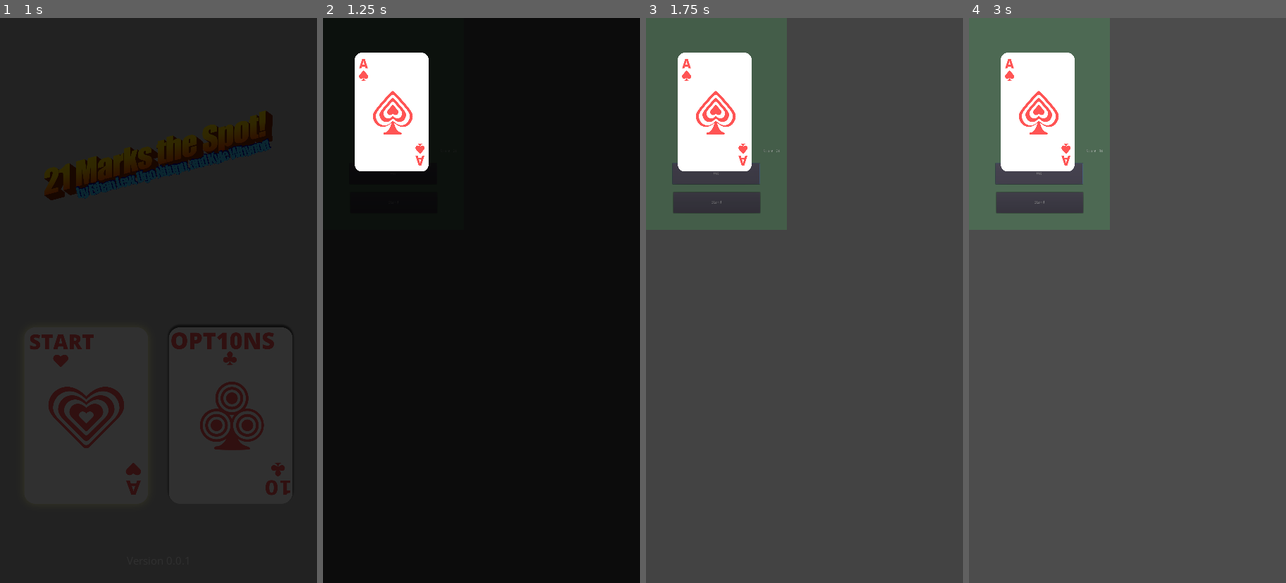
Above: before the commit, frames 1-4 (left to right).
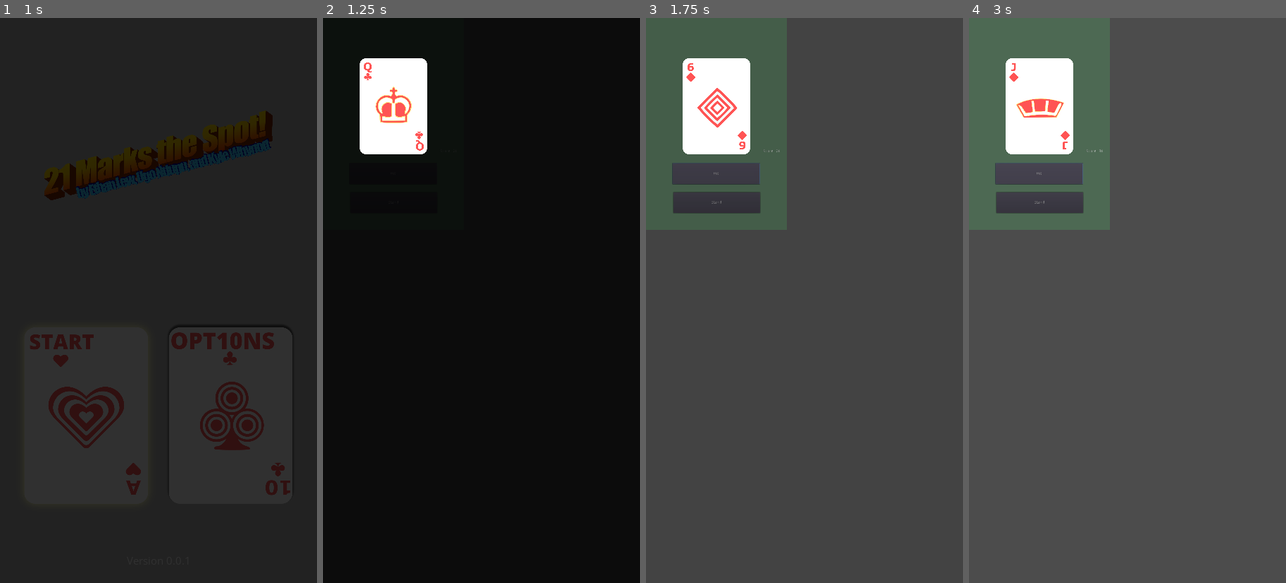
Above: after the commit, the same moments.

Repository: Kynot54/tic-tac-toe-21
Game: Godot game, scene res://Main.tscn
Two runs of this game, one before a commit and one after it. Both use one fixed random seed, a clock stepped at 60 frames per second and the inputs below.
Inputs (mouse positions are in pixels of both pictures, inside the frame that each line leads up to):
- Up to frame 1 (1 s): click (85, 413) at 0.5 s
- Up to frame 2 (1.25 s): no input
- Up to frame 3 (1.75 s): click "Hit" at 1.25 s
- Up to frame 4 (3 s): click "Stand" at 2 s; click "Hit" at 2.75 s

Frame 1 is identical in both runs. In frame 2, 1.9% of the frame differs, in the area x 10-34%, y 6-28%; in frame 3, 1.8%; in frame 4, 1.9%.

Commit message:
Clear Out Old Files/Code

Diff:
--- a/Main.tscn
+++ b/Main.tscn
@@ -160,10 +160,8 @@
 custom_constants/margin_bottom = 0
 
 [node name="Logo" type="TextureRect" parent="MarginContainer/MainMenuContainer/LogoMarginContainer"]
-margin_left = 50.0
-margin_top = 50.0
-margin_right = 930.0
-margin_bottom = 785.0
+margin_right = 980.0
+margin_bottom = 835.0
 size_flags_horizontal = 3
 size_flags_vertical = 3
 texture = ExtResource( 7 )
--- a/TwentyOne.gd
+++ b/TwentyOne.gd
@@ -13,61 +13,61 @@
 
 var deck = [
 	#Clovers
-	{"rank" : "2", "suit": "Clovers", "value": 2, "sprite": "res://sprites/Clovers_2_white.png"},
-	{"rank" : "3", "suit": "Clovers", "value": 3, "sprite": "res://sprites/Clovers_3_white.png"},
-	{"rank" : "4", "suit": "Clovers", "value": 4, "sprite": "res://sprites/Clovers_4_white.png"},
-	{"rank" : "5", "suit": "Clovers", "value": 5, "sprite": "res://sprites/Clovers_5_white.png"},
-	{"rank" : "6", "suit": "Clovers", "value": 6, "sprite": "res://sprites/Clovers_6_white.png"},
-	{"rank" : "7", "suit": "Clovers", "value": 7, "sprite": "res://sprites/Clovers_7_white.png"},
-	{"rank" : "8", "suit": "Clovers", "value": 8, "sprite": "res://sprites/Clovers_8_white.png"},
-	{"rank" : "9", "suit": "Clovers", "value": 9, "sprite": "res://sprites/Clovers_9_white.png"},
-	{"rank" : "10", "suit": "Clovers", "value": 10, "sprite": "res://sprites/Clovers_10_white.png"},
-	{"rank" : "Jack", "suit": "Clovers", "value": 10, "sprite": "res://sprites/Clovers_Jack_white.png"},
-	{"rank" : "Queen", "suit": "Clovers", "value": 10, "sprite": "res://sprites/Clovers_Queen_white.png"},
-	{"rank" : "King", "suit": "Clovers", "value": 10, "sprite": "res://sprites/Clovers_King_white.png"},
-	{"rank" : "Ace", "suit": "Clovers", "value": 10, "sprite": "res://sprites/Clovers_A_white.png"},
+	{"rank" : "2", "suit": "Clovers", "value": 2, "sprite": "res://Cards/Clovers_2_white.png"},
+	{"rank" : "3", "suit": "Clovers", "value": 3, "sprite": "res://Cards/Clovers_3_white.png"},
+	{"rank" : "4", "suit": "Clovers", "value": 4, "sprite": "res://Cards/Clovers_4_white.png"},
+	{"rank" : "5", "suit": "Clovers", "value": 5, "sprite": "res://Cards/Clovers_5_white.png"},
+	{"rank" : "6", "suit": "Clovers", "value": 6, "sprite": "res://Cards/Clovers_6_white.png"},
+	{"rank" : "7", "suit": "Clovers", "value": 7, "sprite": "res://Cards/Clovers_7_white.png"},
+	{"rank" : "8", "suit": "Clovers", "value": 8, "sprite": "res://Cards/Clovers_8_white.png"},
+	{"rank" : "9", "suit": "Clovers", "value": 9, "sprite": "res://Cards/Clovers_9_white.png"},
+	{"rank" : "10", "suit": "Clovers", "value": 10, "sprite": "res://Cards/Clovers_10_white.png"},
+	{"rank" : "Jack", "suit": "Clovers", "value": 10, "sprite": "res://Cards/Clovers_Jack_white.png"},
+	{"rank" : "Queen", "suit": "Clovers", "value": 10, "sprite": "res://Cards/Clovers_Queen_white.png"},
+	{"rank" : "King", "suit": "Clovers", "value": 10, "sprite": "res://Cards/Clovers_King_white.png"},
+	{"rank" : "Ace", "suit": "Clovers", "value": 10, "sprite": "res://Cards/Clovers_A_white.png"},
 	#Hearts
-	{"rank" : "2", "suit": "Hearts", "value": 2, "sprite": "res://sprites/Hearts_2_white.png"},
-	{"rank" : "3", "suit": "Hearts", "value": 3, "sprite": "res://sprites/Hearts_3_white.png"},
-	{"rank" : "4", "suit": "Hearts", "value": 4, "sprite": "res://sprites/Hearts_4_white.png"},
-	{"rank" : "5", "suit": "Hearts", "value": 5, "sprite": "res://sprites/Hearts_5_white.png"},
-	{"rank" : "6", "suit": "Hearts", "value": 6, "sprite": "res://sprites/Hearts_6_white.png"},
-	{"rank" : "7", "suit": "Hearts", "value": 7, "sprite": "res://sprites/Hearts_7_white.png"},
-	{"rank" : "8", "suit": "Hearts", "value": 8, "sprite": "res://sprites/Hearts_8_white.png"},
-	{"rank" : "9", "suit": "Hearts", "value": 9, "sprite": "res://sprites/Hearts_9_white.png"},
-	{"rank" : "10", "suit": "Hearts", "value": 10, "sprite": "res://sprites/Hearts_10_white.png"},
-	{"rank" : "Jack", "suit": "Hearts", "value": 10, "sprite": "res://sprites/Hearts_Jack_white.png"},
-	{"rank" : "Queen", "suit": "Hearts", "value": 10, "sprite": "res://sprites/Hearts_Queen_white.png"},
-	{"rank" : "King", "suit": "Hearts", "value": 10, "sprite": "res://sprites/Hearts_King_white.png"},
-	{"rank" : "Ace", "suit": "Hearts", "value": 10, "sprite": "res://sprites/Hearts_A_white.png"},
+	{"rank" : "2", "suit": "Hearts", "value": 2, "sprite": "res://Cards/Hearts_2_white.png"},
+	{"rank" : "3", "suit": "Hearts", "value": 3, "sprite": "res://Cards/Hearts_3_white.png"},
+	{"rank" : "4", "suit": "Hearts", "value": 4, "sprite": "res://Cards/Hearts_4_white.png"},
+	{"rank" : "5", "suit": "Hearts", "value": 5, "sprite": "res://Cards/Hearts_5_white.png"},
+	{"rank" : "6", "suit": "Hearts", "value": 6, "sprite": "res://Cards/Hearts_6_white.png"},
+	{"rank" : "7", "suit": "Hearts", "value": 7, "sprite": "res://Cards/Hearts_7_white.png"},
+	{"rank" : "8", "suit": "Hearts", "value": 8, "sprite": "res://Cards/Hearts_8_white.png"},
+	{"rank" : "9", "suit": "Hearts", "value": 9, "sprite": "res://Cards/Hearts_9_white.png"},
+	{"rank" : "10", "suit": "Hearts", "value": 10, "sprite": "res://Cards/Hearts_10_white.png"},
+	{"rank" : "Jack", "suit": "Hearts", "value": 10, "sprite": "res://Cards/Hearts_Jack_white.png"},
+	{"rank" : "Queen", "suit": "Hearts", "value": 10, "sprite": "res://Cards/Hearts_Queen_white.png"},
+	{"rank" : "King", "suit": "Hearts", "value": 10, "sprite": "res://Cards/Hearts_King_white.png"},
+	{"rank" : "Ace", "suit": "Hearts", "value": 10, "sprite": "res://Cards/Hearts_A_white.png"},
 	#Spades
-	{"rank" : "2", "suit": "Spades", "value": 2, "sprite": "res://sprites/Pikes_2_white.png"},
-	{"rank" : "3", "suit": "Spades", "value": 3, "sprite": "res://sprites/Pikes_3_white.png"},
-	{"rank" : "4", "suit": "Spades", "value": 4, "sprite": "res://sprites/Pikes_4_white.png"},
-	{"rank" : "5", "suit": "Spades", "value": 5, "sprite": "res://sprites/Pikes_5_white.png"},
-	{"rank" : "6", "suit": "Spades", "value": 6, "sprite": "res://sprites/Pikes_6_white.png"},
-	{"rank" : "7", "suit": "Spades", "value": 7, "sprite": "res://sprites/Pikes_7_white.png"},
-	{"rank" : "8", "suit": "Spades", "value": 8, "sprite": "res://sprites/Pikes_8_white.png"},
-	{"rank" : "9", "suit": "Spades", "value": 9, "sprite": "res://sprites/Pikes_9_white.png"},
-	{"rank" : "10", "suit": "Spades", "value": 10, "sprite": "res://sprites/Pikes_10_white.png"},
-	{"rank" : "Jack", "suit": "Spades", "value": 10, "sprite": "res://sprites/Pikes_Jack_white.png"},
-	{"rank" : "Queen", "suit": "Spades", "value": 10, "sprite": "res://sprites/Pikes_Queen_white.png"},
-	{"rank" : "King", "suit": "Spades", "value": 10, "sprite": "res://sprites/Pikes_King_white.png"},
-	{"rank" : "Ace", "suit": "Spades", "value": 10, "sprite": "res://sprites/Pikes_A_white.png"},
+	{"rank" : "2", "suit": "Spades", "value": 2, "sprite": "res://Cards/Pikes_2_white.png"},
+	{"rank" : "3", "suit": "Spades", "value": 3, "sprite": "res://Cards/Pikes_3_white.png"},
+	{"rank" : "4", "suit": "Spades", "value": 4, "sprite": "res://Cards/Pikes_4_white.png"},
+	{"rank" : "5", "suit": "Spades", "value": 5, "sprite": "res://Cards/Pikes_5_white.png"},
+	{"rank" : "6", "suit": "Spades", "value": 6, "sprite": "res://Cards/Pikes_6_white.png"},
+	{"rank" : "7", "suit": "Spades", "value": 7, "sprite": "res://Cards/Pikes_7_white.png"},
+	{"rank" : "8", "suit": "Spades", "value": 8, "sprite": "res://Cards/Pikes_8_white.png"},
+	{"rank" : "9", "suit": "Spades", "value": 9, "sprite": "res://Cards/Pikes_9_white.png"},
+	{"rank" : "10", "suit": "Spades", "value": 10, "sprite": "res://Cards/Pikes_10_white.png"},
+	{"rank" : "Jack", "suit": "Spades", "value": 10, "sprite": "res://Cards/Pikes_Jack_white.png"},
+	{"rank" : "Queen", "suit": "Spades", "value": 10, "sprite": "res://Cards/Pikes_Queen_white.png"},
+	{"rank" : "King", "suit": "Spades", "value": 10, "sprite": "res://Cards/Pikes_King_white.png"},
+	{"rank" : "Ace", "suit": "Spades", "value": 10, "sprite": "res://Cards/Pikes_A_white.png"},
 	#Diamonds
-	{"rank" : "2", "suit": "Diamonds", "value": 2, "sprite": "res://sprites/Tiles_2_white.png"},
-	{"rank" : "3", "suit": "Diamonds", "value": 3, "sprite": "res://sprites/Tiles_3_white.png"},
-	{"rank" : "4", "suit": "Diamonds", "value": 4, "sprite": "res://sprites/Tiles_4_white.png"},
-	{"rank" : "5", "suit": "Diamonds", "value": 5, "sprite": "res://sprites/Tiles_5_white.png"},
-	{"rank" : "6", "suit": "Diamonds", "value": 6, "sprite": "res://sprites/Tiles_6_white.png"},
-	{"rank" : "7", "suit": "Diamonds", "value": 7, "sprite": "res://sprites/Tiles_7_white.png"},
-	{"rank" : "8", "suit": "Diamonds", "value": 8, "sprite": "res://sprites/Tiles_8_white.png"},
-	{"rank" : "9", "suit": "Diamonds", "value": 9, "sprite": "res://sprites/Tiles_9_white.png"},
-	{"rank" : "10", "suit": "Diamonds", "value": 10, "sprite": "res://sprites/Tiles_10_white.png"},
-	{"rank" : "Jack", "suit": "Diamonds", "value": 10, "sprite": "res://sprites/Tiles_Jack_white.png"},
-	{"rank" : "Queen", "suit": "Diamonds", "value": 10, "sprite": "res://sprites/Tiles_Queen_white.png"},
-	{"rank" : "King", "suit": "Diamonds", "value": 10, "sprite": "res://sprites/Tiles_King_white.png"},
-	{"rank" : "Ace", "suit": "Diamonds", "value": 10, "sprite": "res://sprites/Tiles_A_white.png"}
+	{"rank" : "2", "suit": "Diamonds", "value": 2, "sprite": "res://Cards/Tiles_2_white.png"},
+	{"rank" : "3", "suit": "Diamonds", "value": 3, "sprite": "res://Cards/Tiles_3_white.png"},
+	{"rank" : "4", "suit": "Diamonds", "value": 4, "sprite": "res://Cards/Tiles_4_white.png"},
+	{"rank" : "5", "suit": "Diamonds", "value": 5, "sprite": "res://Cards/Tiles_5_white.png"},
+	{"rank" : "6", "suit": "Diamonds", "value": 6, "sprite": "res://Cards/Tiles_6_white.png"},
+	{"rank" : "7", "suit": "Diamonds", "value": 7, "sprite": "res://Cards/Tiles_7_white.png"},
+	{"rank" : "8", "suit": "Diamonds", "value": 8, "sprite": "res://Cards/Tiles_8_white.png"},
+	{"rank" : "9", "suit": "Diamonds", "value": 9, "sprite": "res://Cards/Tiles_9_white.png"},
+	{"rank" : "10", "suit": "Diamonds", "value": 10, "sprite": "res://Cards/Tiles_10_white.png"},
+	{"rank" : "Jack", "suit": "Diamonds", "value": 10, "sprite": "res://Cards/Tiles_Jack_white.png"},
+	{"rank" : "Queen", "suit": "Diamonds", "value": 10, "sprite": "res://Cards/Tiles_Queen_white.png"},
+	{"rank" : "King", "suit": "Diamonds", "value": 10, "sprite": "res://Cards/Tiles_King_white.png"},
+	{"rank" : "Ace", "suit": "Diamonds", "value": 10, "sprite": "res://Cards/Tiles_A_white.png"}
 ]
 
 var player_hand = []
@@ -80,8 +80,6 @@
 	for _i in range(2):
 		deal_player_card()
 
-	#var hit = get_node("Hit")
-	#hit.connect("pressed", self, "on_Hit_pressed")
 
 func shuffle_deck():
 	# Using Richard Durstenfeld's version of the Fisher-Yates Shuffle
--- a/TwentyOne.tscn
+++ b/TwentyOne.tscn
@@ -1,15 +1,10 @@
-[gd_scene load_steps=5 format=2]
-
-[ext_resource path="res://Cards/Clovers_2_white.png" type="Texture" id=1]
-[ext_resource path="res://Cards/Pikes_A_white.png" type="Texture" id=2]
-[ext_resource path="res://SceneTransitionRect.tscn" type="PackedScene" id=3]
-[ext_resource path="res://TwentyOne.gd" type="Script" id=4]
+[gd_scene load_steps=3 format=2]
 
 [ext_resource path="res://TwentyOne.gd" type="Script" id=1]
+[ext_resource path="res://SceneTransitionRect.tscn" type="PackedScene" id=3]
 
 [node name="TwentyOne" type="Node"]
 script = ExtResource( 1 )
-
 
 [node name="ColorRect" type="ColorRect" parent="."]
 margin_right = 480.0
@@ -50,18 +45,10 @@
 margin_bottom = 720.0
 mouse_filter = 2
 
-
-[node name="PikesAWhite" type="Sprite" parent="AspectRatioContainer"]
-position = Vector2( 234, 320 )
-scale = Vector2( 0.385114, 0.433871 )
-z_index = 1
-texture = ExtResource( 2 )
-
-[node name="Clovers2White" type="Sprite" parent="AspectRatioContainer"]
-position = Vector2( 235, 221 )
-scale = Vector2( 0.385114, 0.433871 )
-texture = ExtResource( 1 )
-
 [node name="SceneTransitionRect" parent="." instance=ExtResource( 3 )]
+margin_left = 1.0
+margin_top = 1.0
+margin_right = 1.0
+margin_bottom = 1.0
 
 [connection signal="pressed" from="Hit" to="." method="_on_Hit_pressed"]
